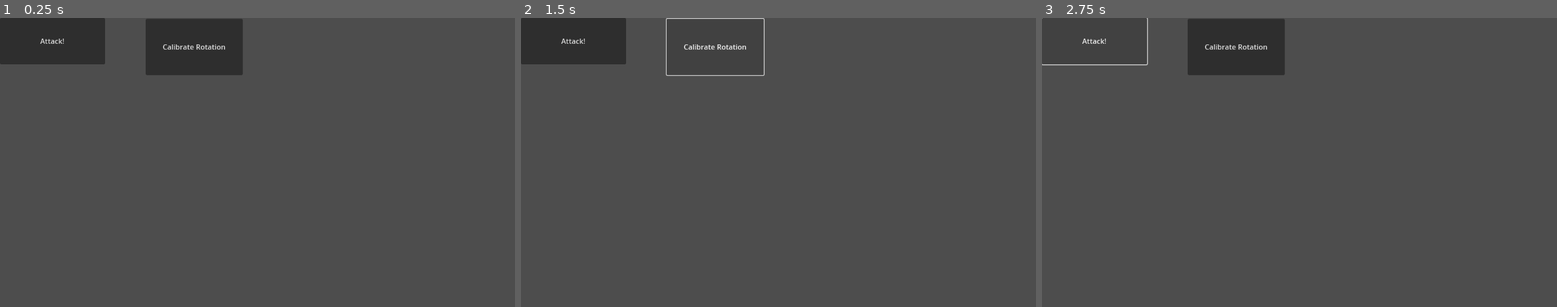
Above: before the commit, frames 1-3 (left to right).
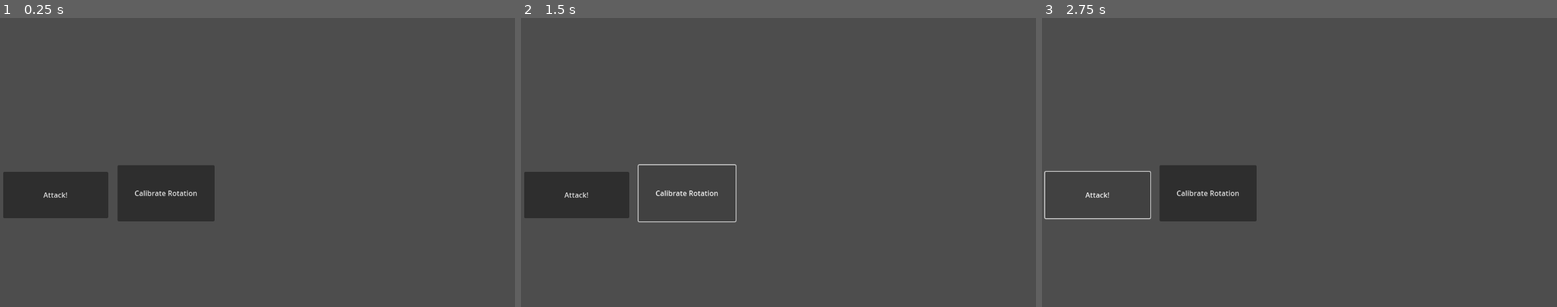
Above: after the commit, the same moments.

Repository: imvenx/arcanepad-godot-sdk
Game: Godot game, scene res://Scenes/Pad/Pad.tscn
Same seed, same stepped clock (60 frames per second), same inputs: the game is played once before the commit and once after it. This scene is started directly instead of the project's main scene.
Inputs:
- Up to frame 1 (0.25 s): no input
- Up to frame 2 (1.5 s): click "Attack!" at 0.5 s; click "Calibrate Rotation" at 1.25 s
- Up to frame 3 (2.75 s): click "Attack!" at 2 s

The runs differ from the first frame. In frame 1, 14% of the frame differs, in the area x 0-48%, y 0-71%; in frame 2, 7.2%; in frame 3, 7.6%.
Error in both runs: Invalid call. Nonexistent function 'calibrateQuaternion' in base 'Nil'. (res://Scenes/Pad/CalibrateRotationButton.gd:5)

Commit message:
add init params, send message from vie to pad, add write to screen

Diff:
--- a/Arcane_Library/Arcane.gd
+++ b/Arcane_Library/Arcane.gd
@@ -16,17 +16,26 @@
 static var iframePadsIds: Array[String] = []
 static var pad:ArcanePad
 
+static var _defaultParams = {
+    'deviceType': 'view',
+    'port': '3685',
+    'reverseProxyPort': '3689',
+    'hideMouse': true,
+    'padOrientation': 'Landscape'
+#	'arcaneCode': '',
+}
 
-static func init(instance:Node, _deviceType:String):
-
-    msg = WebsocketService.new(_deviceType)
-    instance.add_child(msg)
+static func init(instance:Node, initParams = _defaultParams):
 
     print('')
     print('<> <> <> <> <> <> <> <> <> <> <> <> <> <>')
     print('  Using Arcanepad Library version ', LIBRARY_VERSION)
     print('<> <> <> <> <> <> <> <> <> <> <> <> <> <>')
     print('')
+    print('Initializing Client...')
+
+    msg = WebsocketService.new(initParams.deviceType)
+    instance.add_child(msg)
 
     msg.on(AEventName.Initialize, _onInitialize)
     msg.on(AEventName.RefreshGlobalState, _refreshGlobalState)
@@ -34,10 +43,8 @@
 static func _onInitialize(initializeEvent, _from):
     refreshGlobalState(initializeEvent.globalState)
 
-    for p in pads:
-        if p.deviceId == msg.deviceId:
-            pad = p
-            break
+    if msg.deviceType == "pad": _padInitialization()
+    elif msg.deviceType == "view": _viewInitialization()
 
     var initialState = AModels.InitialState.new(pads)
     msg.trigger(AEventName.ArcaneClientInitialized, initialState)
@@ -46,8 +53,20 @@
 
     msg.off(AEventName.Initialize, _onInitialize)
 
+
+static func _padInitialization():
+    for p in pads:
+        if p.deviceId == msg.deviceId:
+            pad = p
+            break
+
+static func _viewInitialization():
+    pass
+
+
 static func _refreshGlobalState(e):
     refreshGlobalState(e.refreshedGlobalState)
+
 
 static func refreshGlobalState(refreshedGlobalState):
     devices = refreshedGlobalState.devices
@@ -58,6 +77,7 @@
 
 #func asd(e):
 #	print(e)
+
 
 static func refreshClientsIds(_devices: Array) -> void:
     var _internalPadsIds: Array[String] = []
@@ -85,11 +105,11 @@
     iframePadsIds = _iframePadsIds
     iframeViewsIds = _iframeViewsIds
 
+
 static func getPads(_devices: Array) -> Array[ArcanePad]:
     var _pads:Array[ArcanePad] = []
 
     var padDevices = []
-
 
     for device in _devices:
         if device.deviceType == AModels.ArcaneDeviceType.pad:
@@ -101,8 +121,8 @@
             padDevices.append(device)
 
     for padDevice in padDevices:
-        var iframeClientId: String
-        var internalClientId: String
+        var iframeClientId: String = ""
+        var internalClientId: String = ""
 
         for client in padDevice.clients:
             if client.clientType == AModels.ArcaneClientType.iframe:
@@ -110,13 +130,8 @@
             elif client.clientType == AModels.ArcaneClientType.internal:
                 internalClientId = client.id
 
-        #if iframeClientId == null or iframeClientId == "":
-            #printerr("Tried to set pad but iframeClientId was not found")
-        #
-        #if internalClientId == null or internalClientId == "":
-            #printerr("Tried to set pad but internalClientId was not found")
-
-        if internalClientId != null:
+        if internalClientId == null: printerr("<> Arcane Error: Internal Client ID is null")
+        else:
 
             var user = padDevice.user if padDevice.has('user') else {}
 
--- a/Arcane_Library/utils/AUtils.gd
+++ b/Arcane_Library/utils/AUtils.gd
@@ -1,3 +1,5 @@
+extends Node
+
 class_name AUtils
 
 static func urlEncode(s: String) -> String:
@@ -119,3 +121,23 @@
     for key in _dict.keys():
 #		if obj.has(key):
         obj.set(key, _dict[key])
+
+
+static func isNullOrEmpty(val:String):
+    return val == null || val == ""
+
+
+static func find(array: Array, condition: Callable) -> Variant:
+    for element in array:
+        if condition.call(element):
+            return element
+    return null
+
+static var textPosY = 0
+static func writeToScreen(el, text:String):
+    prints('writing to screen:', text)
+    var label = Label.new()
+    label.text = text
+    el.add_child(label)
+    label.position = Vector2(0, textPosY)
+    textPosY += 20
--- a/Scenes/Pad/Pad.gd
+++ b/Scenes/Pad/Pad.gd
@@ -1,9 +1,16 @@
 extends Control
 
 func _ready():
-    Arcane.init(self, "pad")
+    Arcane.init(self, {"deviceType": "pad"})
 
     Arcane.msg.on(AEventName.ArcaneClientInitialized, onArcaneClientInitialized)
 
+    Arcane.msg.on("HelloFromView", onHelloFromView)
+
 func onArcaneClientInitialized(initialState: AModels.InitialState):
     print(initialState.pads)
+    AUtils.writeToScreen(self, "Arcane Client Initialized")
+
+func onHelloFromView():
+    AUtils.writeToScreen(self, "View Says Hello")
+    Arcane.pad.vibrate(200)
--- a/Scenes/Pad/Pad.tscn
+++ b/Scenes/Pad/Pad.tscn
@@ -6,26 +6,29 @@
 
 [node name="Control" type="Control"]
 layout_mode = 3
-anchors_preset = 15
-anchor_right = 1.0
-anchor_bottom = 1.0
+anchor_right = 0.426
+anchor_bottom = 1.269
+offset_right = 0.247955
+offset_bottom = -0.312012
 grow_horizontal = 2
 grow_vertical = 2
 script = ExtResource("1_6lrkq")
 
 [node name="AttackButton" type="Button" parent="."]
 layout_mode = 0
-offset_right = 235.0
-offset_bottom = 104.0
+offset_left = 7.0
+offset_top = 345.0
+offset_right = 242.0
+offset_bottom = 449.0
 text = "Attack!"
 script = ExtResource("1_kp2kr")
 
 [node name="CalibrateRotationButton" type="Button" parent="."]
 layout_mode = 0
-offset_left = 326.0
-offset_top = 2.0
-offset_right = 543.0
-offset_bottom = 128.0
+offset_left = 263.0
+offset_top = 330.0
+offset_right = 480.0
+offset_bottom = 456.0
 text = "Calibrate Rotation"
 script = ExtResource("2_epnha")
 
--- a/Scenes/View/Player/Player.gd
+++ b/Scenes/View/Player/Player.gd
@@ -3,6 +3,7 @@
 
 var pad:ArcanePad
 var padQuaternion := Quaternion.IDENTITY
+
 
 func initialize(_pad:ArcanePad) -> void:
     print("Pad user!!", _pad.user.name)
@@ -13,12 +14,15 @@
     pad.startGetQuaternion()
     pad.onGetQuaternion(onGetQuaternion)
 
+
 func _process(delta):
     self.transform.basis = Basis(padQuaternion)
 
 
 func onAttack():
-    print("Attack!")
+    prints(pad.user.name, "attacked")
+    #pad.vibrate(100)
+    pad.send(AEvents.ArcaneBaseEvent.new("HelloFromView"))
 
 
 func onGetQuaternion(e):
--- a/Scenes/View/View.gd
+++ b/Scenes/View/View.gd
@@ -1,37 +1,30 @@
 extends Node
 
-# Assuming PlayerController is a custom class you've created
-var players := []  # Array of PlayerController instances
-#var playerPrefab := preload("res://path/to/playerPrefab.tscn")  # Replace with actual path
+var players := []
 var gameStarted := false
 var isGamePaused := false
 var playerScene = preload("res://Scenes/View/Player/Player.tscn")
 
 func _ready():
-    Arcane.init(self, "view")
+    Arcane.init(self,{"deviceType": "view"})
 
     Arcane.msg.on(AEventName.ArcaneClientInitialized, onArcaneClientInitialized)
 
 func onArcaneClientInitialized(initialState: AModels.InitialState):
-    for pad in initialState.pads:
-        createPlayer(pad)
 
-#	initialState.pads[0].onDisconnect(asd)
+    for pad in initialState.pads: createPlayer(pad)
 
     Arcane.msg.on(AEventName.IframePadConnect, onIframePadConnect)
     Arcane.msg.on(AEventName.IframePadDisconnect, onIframePadDisconnect)
 
+
 func onIframePadConnect(e):
-    var playerExists = false
-    for _player in players:
-        if _player.pad.iframeId == e.iframeId:
-            playerExists = true
-            break
-    if playerExists:
-        return
+    var playerExists = players.any(func(player): return player.pad.iframeId == e.iframeId)
+    if playerExists: return
 
     var pad = ArcanePad.new(e.deviceId, e.internalId, e.iframeId, true, e.user)
     createPlayer(pad)
+
 
 func onIframePadDisconnect(event):
     var player = null
@@ -46,13 +39,17 @@
 
     destroy_player(player)
 
+
 func createPlayer(pad):
+    if(AUtils.isNullOrEmpty(pad.iframeId)): return
+
     var newPlayer = playerScene.instantiate()
     print(newPlayer)
     newPlayer.initialize(pad)
     add_child(newPlayer)
     players.append(newPlayer)
 
+
 func destroy_player(player):
     players.erase(player)
-    if player:	player.queue_free()
+    player.queue_free()
